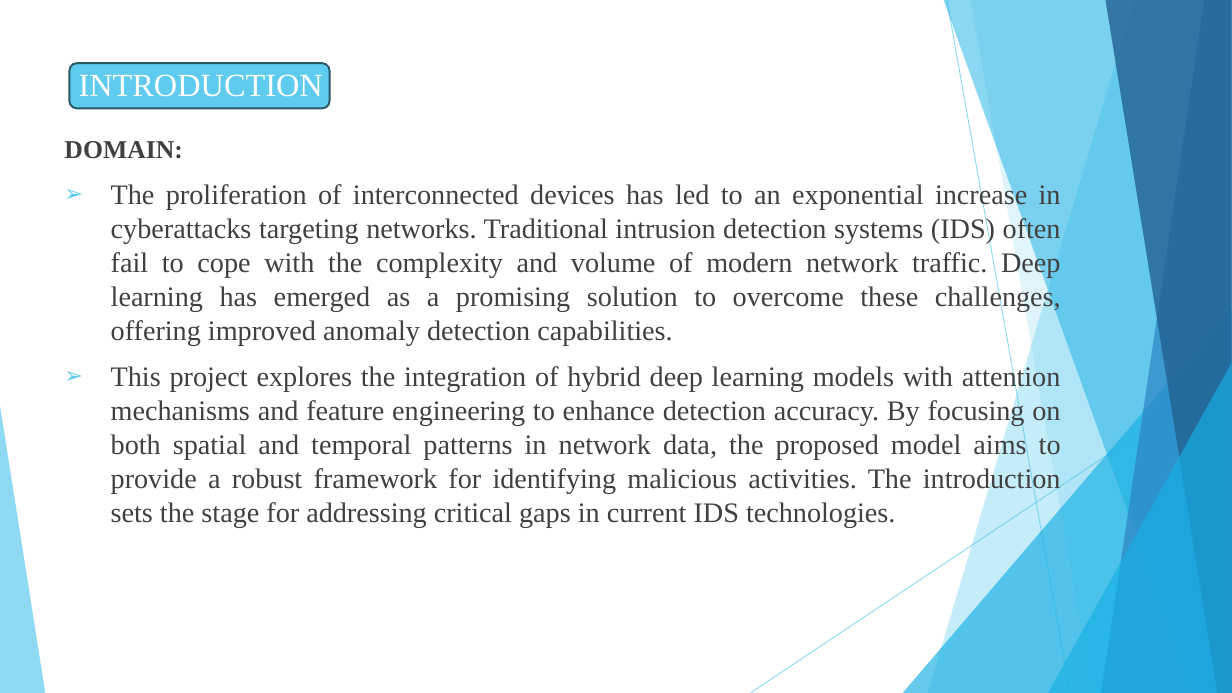
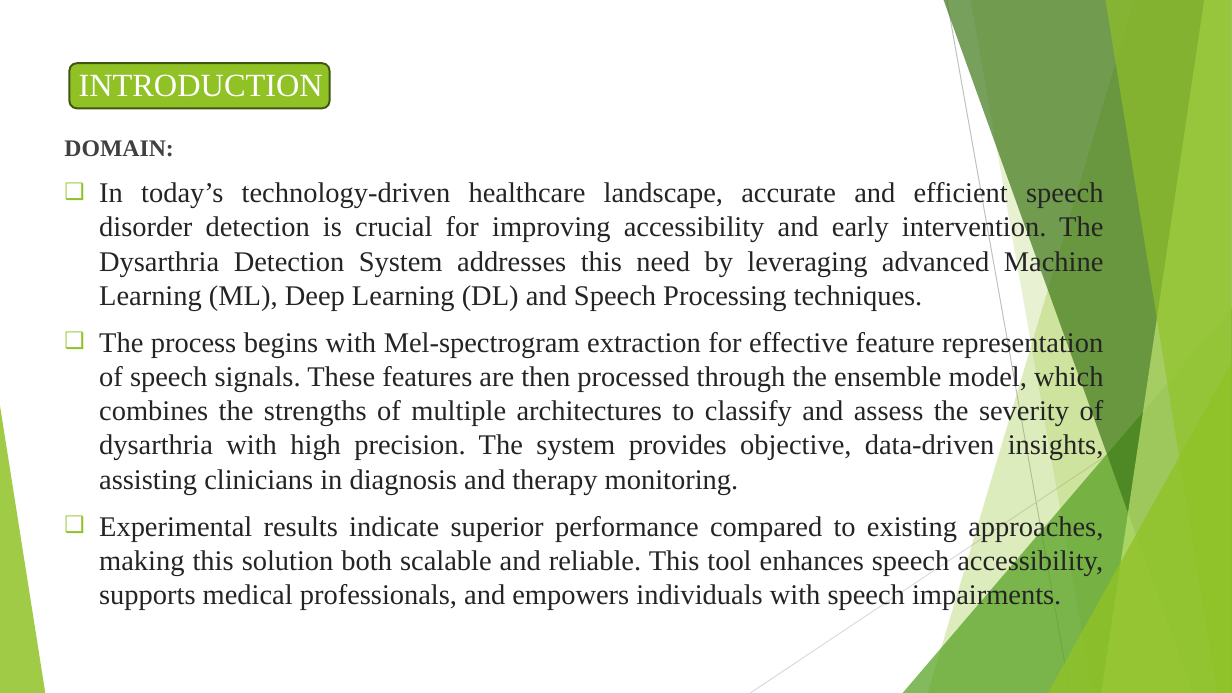
Before and after one commit to JagadeeshPadam/Dysarthria-Detection, a slide deck: slide 4 of reference.pptx. Drawn at 1232x693 pixels with LibreOffice and Linux fonts; fonts in the diff are those of the drawing. Boxes give left, top, right and bottom in pixels: in the first picture for what was removed or moved away, otherwise in the second. Text is boxed around its words. In the diff, an @@ line names an element or a change of style, - is before the commit and + after.

```diff
--- a/reference.pptx
+++ b/reference.pptx
@@ freeform shape at box(928, 0, 1232, 693): fill #5FCBEF at 36% opacity to #90C226 at 30% opacity @@
@@ freeform shape at box(944, 0, 1232, 693): fill #17B0E4 at 50% opacity to #3F7819 at 70% opacity @@
@@ line (947, 0) - (1070, 693): stroke #5FCBEF 0.75 pt to #BFBFBF 0.75 pt @@
@@ freeform shape at box(970, 0, 1232, 693): fill #5FCBEF at 20% opacity to #90C226 at 20% opacity @@
@@ freeform shape at box(1102, 0, 1232, 693): fill #2E83C3 at 70% opacity to #C0E474 at 70% opacity @@
@@ freeform shape at box(1105, 0, 1232, 693): fill #226292 at 80% opacity to #90C226 at 65% opacity @@
@@ rounded rectangle at box(69, 63, 330, 108): fill #5FCBEF to #90C226; outline #2A5969 1.5 pt to #3F5511 1.5 pt @@
@@ text at box(64, 140, 173, 157): size 20 to 18.5 pt in "DOMAIN:" @@
@@ text at box(99, 180, 1104, 610): text changed; size 22 to 22.2 pt; text colour #404040 to #242424 @@
-➢ The proliferation of interconnected devices has led to an exponential increase in cyberattacks targeting networks. Traditional intrusion detection systems (IDS) often fail to cope with the complexity and volume of modern network traffic. Deep learning has emerged as a promising solution to overcome these challenges, offering improved anomaly detection capabilities.
-➢ This project explores the integration of hybrid deep learning models with attention mechanisms and feature engineering to enhance detection accuracy. By focusing on both spatial and temporal patterns in network data, the proposed model aims to provide a robust framework for identifying malicious activities. The introduction sets the stage for addressing critical gaps in current IDS technologies.
+❑ In today’s technology-driven healthcare landscape, accurate and efficient speech disorder detection is crucial for improving accessibility and early intervention. The Dysarthria Detection System addresses this need by leveraging advanced Machine Learning (ML), Deep Learning (DL) and Speech Processing techniques.
+❑ The process begins with Mel-spectrogram extraction for effective feature representation of speech signals. These features are then processed through the ensemble model, which combines the strengths of multiple architectures to classify and assess the severity of dysarthria with high precision. The system provides objective, data-driven insights, assisting clinicians in diagnosis and therapy monitoring.
+❑ Experimental results indicate superior performance compared to existing approaches, making this solution both scalable and reliable. This tool enhances speech accessibility, supports medical professionals, and empowers individuals with speech impairments.
@@ triangle at box(903, 308, 1232, 693): fill #17B0E4 at 66% opacity to #54A021 at 72% opacity @@
@@ line (1232, 372) - (750, 693): stroke #5FCBEF 0.75 pt to #D9D9D9 0.75 pt @@
@@ triangle at box(1048, 363, 1232, 693): fill #17B0E4 at 66% opacity to #90C226 at 80% opacity @@
@@ triangle at box(0, 406, 45, 693): fill #5FCBEF at 70% opacity to #90C226 at 85% opacity @@
```
Also in this commit, not shown: 12 other slides changed, 8 slides added, 8 slides removed.
